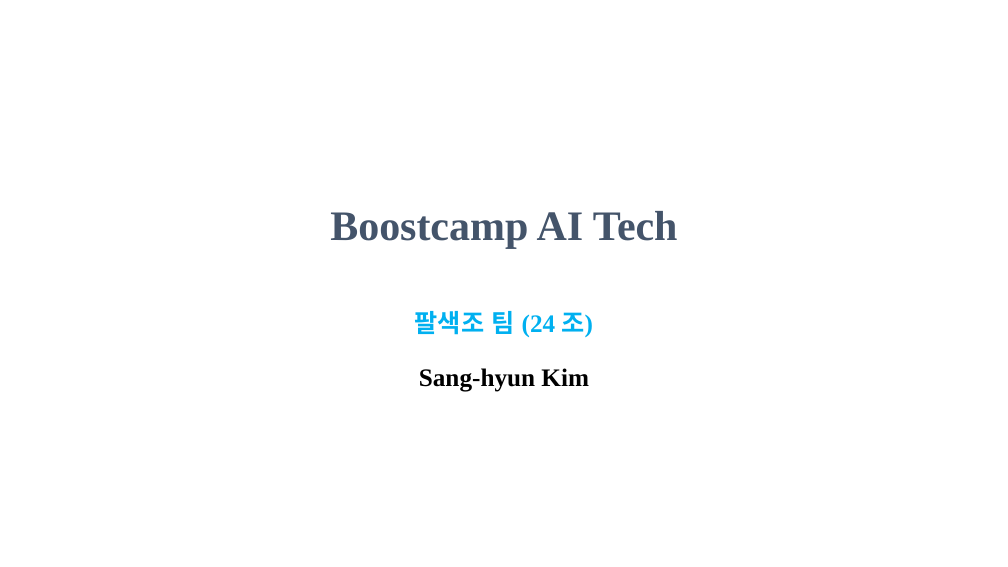
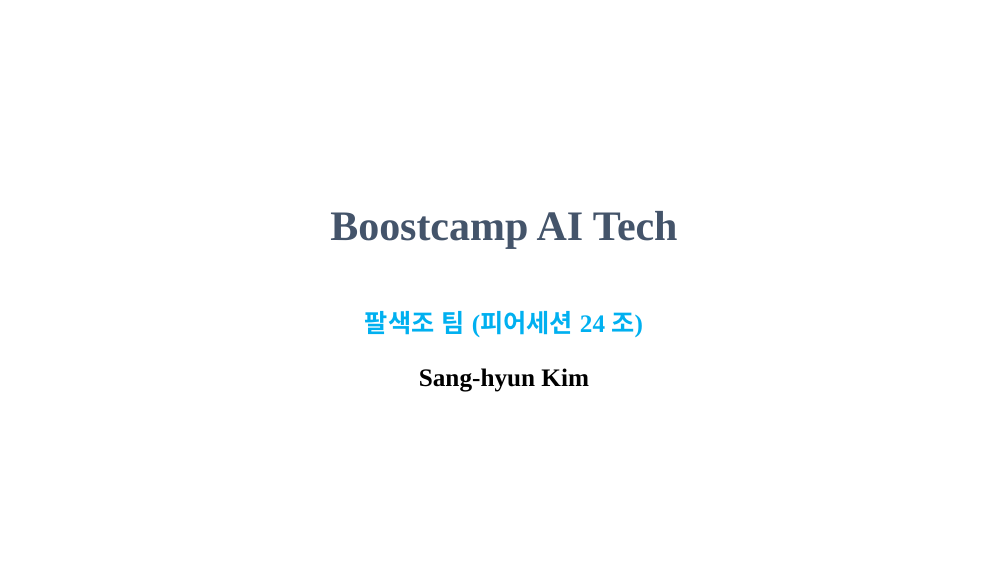
Before and after one commit to joon1230/public_fairy, a slide deck: slide 1 of T1022_김상현/발표자료/boostcamp_AI_Tech.pptx. Drawn at 1008x567 pixels with LibreOffice and Linux fonts; fonts in the diff are those of the drawing. Boxes give left, top, right and bottom in pixels: in the first picture for what was removed or moved away, otherwise in the second. Text is boxed around its words. In the diff, an @@ line names an element or a change of style, - is before the commit and + after.

```diff
--- a/T1022_김상현/발표자료/boostcamp_AI_Tech.pptx
+++ b/T1022_김상현/발표자료/boostcamp_AI_Tech.pptx
@@ title at (330,211,678,392): text changed @@
-Boostcamp AI Tech
-팔색조 팀 (24 조)
-Sang-hyun Kim
+Boostcamp AI Tech
+팔색조 팀 (피어세션 24 조)
+Sang-hyun Kim
```
